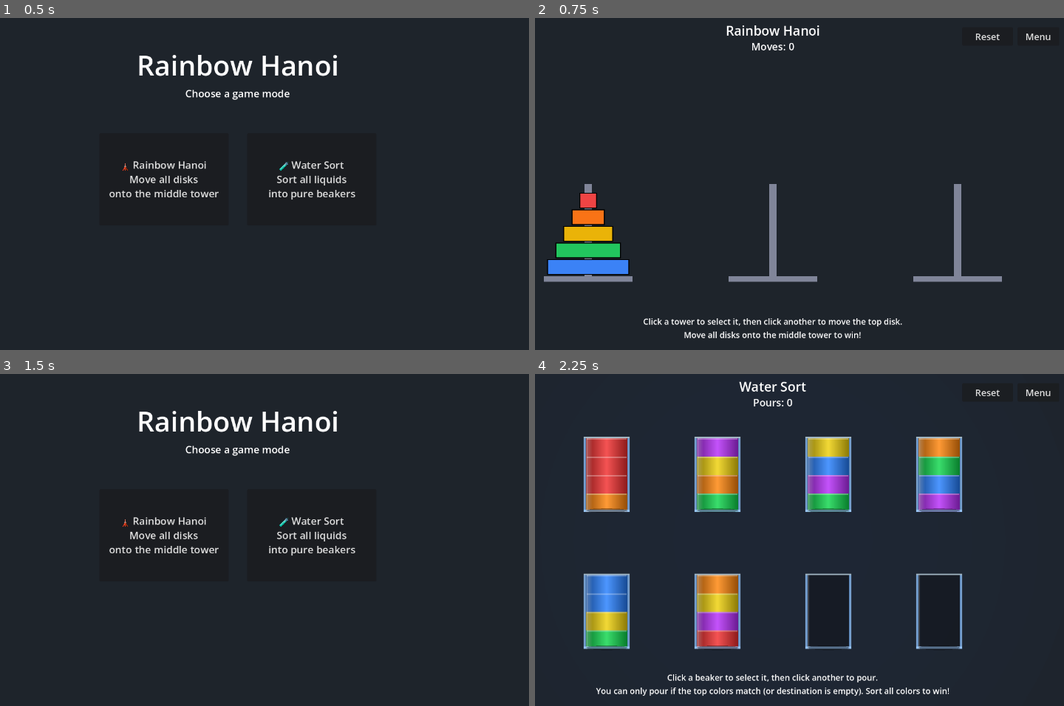
Above: before the commit, frames 1-4 (two rows, left to right).
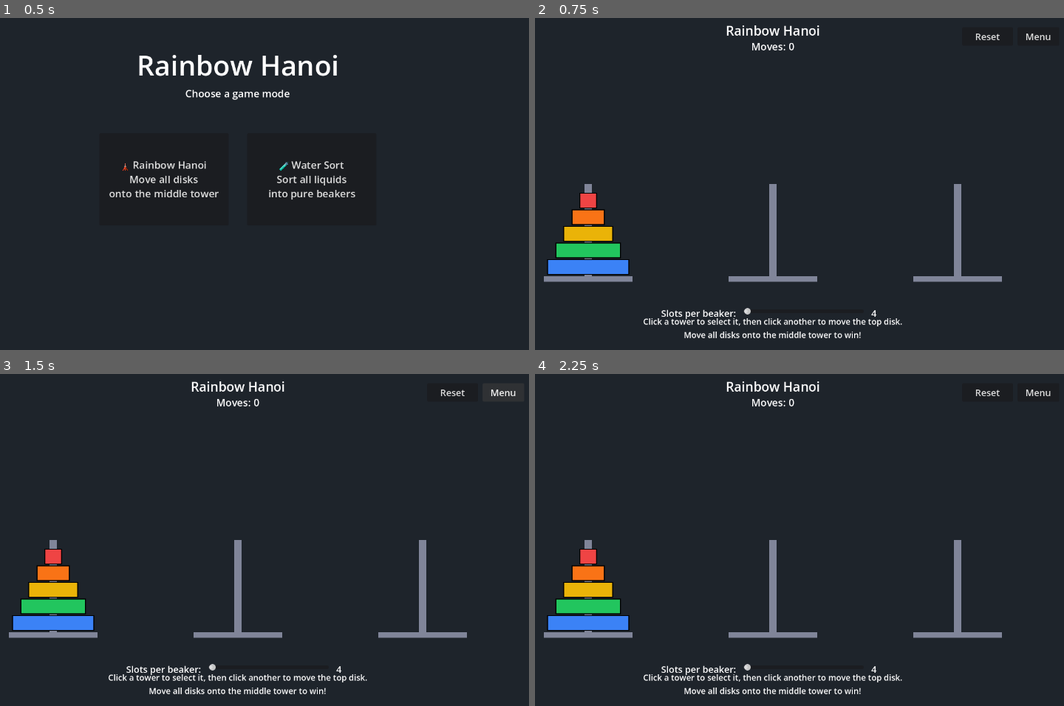
Above: after the commit, the same moments.

Repository: scholarsmate/rainbow-pour
Game: Godot game, scene res://scenes/menu.tscn
Two runs of this game, one before a commit and one after it. Both use one fixed random seed, a clock stepped at 60 frames per second and the inputs below.
Inputs (mouse positions are in pixels of both pictures, inside the frame that each line leads up to):
- Up to frame 1 (0.5 s): no input
- Up to frame 2 (0.75 s): click "🗼 Rainbow Hanoi Move all disk…" at 0.5 s
- Up to frame 3 (1.5 s): click "Menu" at 1.25 s
- Up to frame 4 (2.25 s): click (847, 536) at 2 s, where only the run before the commit has a clickable "🧪 Water Sort Sort all liquids…"

Frame 1 is identical in both runs. In frame 2, 0.2% of the frame differs, in the area x 23-65%, y 87-91%; in frame 3, 7.4%; in frame 4, 17%, in the area x 1-89%, y 2-98%.

Commit message:
Fix settings slider visibility by changing root to Control
The root was Node2D, which doesn't provide viewport-sized anchoring
for Control children — the SettingsRow ended up off-screen.
Changing the root to Control is standard Godot 4 for viewport-relative
UI and gives anchors proper dimensions to work against.

Diff:
--- a/scenes/hanoi.tscn
+++ b/scenes/hanoi.tscn
@@ -3,7 +3,9 @@
 [ext_resource type="Script" path="res://scripts/main.gd" id="1_main"]
 [ext_resource type="Script" path="res://scripts/hanoi.gd" id="2_hanoi"]
 
-[node name="Main" type="Node2D"]
+[node name="Main" type="Control"]
+anchor_right = 1.0
+anchor_bottom = 1.0
 script = ExtResource("1_main")
 move_label = "Moves"
 win_label = "moves"
